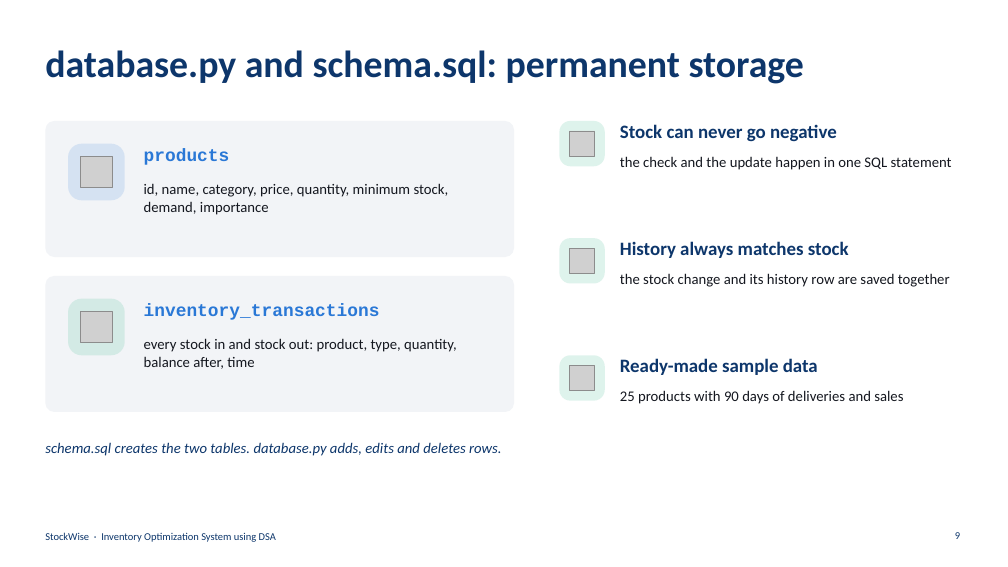
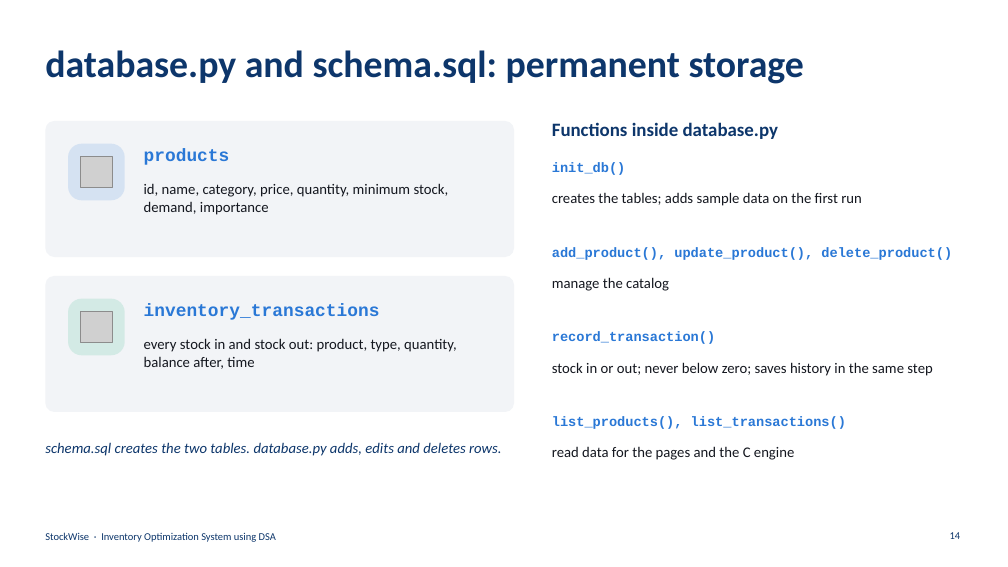
Before and after one commit to AatifAhmedShaikh/StockWise-Dsa, a slide deck: slide 14 of docs/StockWise_Project_Overview.pptx (slide 9 before the commit). Drawn at 1008x567 pixels with LibreOffice and Linux fonts; fonts in the diff are those of the drawing; grey boxes stand for pictures. Boxes give left, top, right and bottom in pixels: in the first picture for what was removed or moved away, otherwise in the second. Text is boxed around its words. In the diff, an @@ line names an element or a change of style, - is before the commit and + after.

```diff
--- a/docs/StockWise_Project_Overview.pptx
+++ b/docs/StockWise_Project_Overview.pptx
@@ text added at [552,122,778,139], 18 pt, text #0D366B, bold @@
+Functions inside database.py
@@ rounded rectangle removed at [560,121,605,166] @@
@@ picture removed at [569,131,595,157] @@
@@ text added at [552,162,626,175], 13 pt, text #2A78D6, bold @@
+init_db()
@@ text at [552,192,862,206]: text changed; size 18 to 14 pt; text colour #0D366B to #14171F; bold off @@
-Stock can never go negative
+creates the tables; adds sample data on the first run
@@ rounded rectangle removed at [560,238,605,284] @@
@@ text at [552,247,952,260]: text changed; size 14 to 13 pt; font Calibri to Courier New; text colour #14171F to #2A78D6; bold on @@
-the check and the update happen in one SQL statement
+add_product(), update_product(), delete_product()
@@ picture removed at [569,248,595,274] @@
@@ text added at [552,277,669,291], 14 pt, text #14171F @@
+manage the catalog
@@ text removed at [620,273,950,287] @@
-the stock change and its history row are saved together
@@ text added at [552,331,715,344], 13 pt, text #2A78D6, bold @@
+record_transaction()
@@ rounded rectangle removed at [560,355,605,401] @@
@@ text removed at [620,358,818,375] @@
-Ready-made sample data
@@ text at [552,362,932,376]: text changed; size 18 to 14 pt; text colour #0D366B to #14171F; bold off @@
-History always matches stock
+stock in or out; never below zero; saves history in the same step
@@ picture removed at [569,365,595,391] @@
@@ text added at [552,416,846,429], 13 pt, text #2A78D6, bold @@
+list_products(), list_transactions()
@@ text removed at [620,390,903,404] @@
-25 products with 90 days of deliveries and sales
@@ text added at [552,446,794,460], 14 pt, text #14171F @@
+read data for the pages and the C engine
@@ page number at [950,532,961,539]: text changed @@
-9
+14
```
Also in this commit, not shown: 1 other slide changed, 9 slides added, 2 slides removed, 1 other file.
